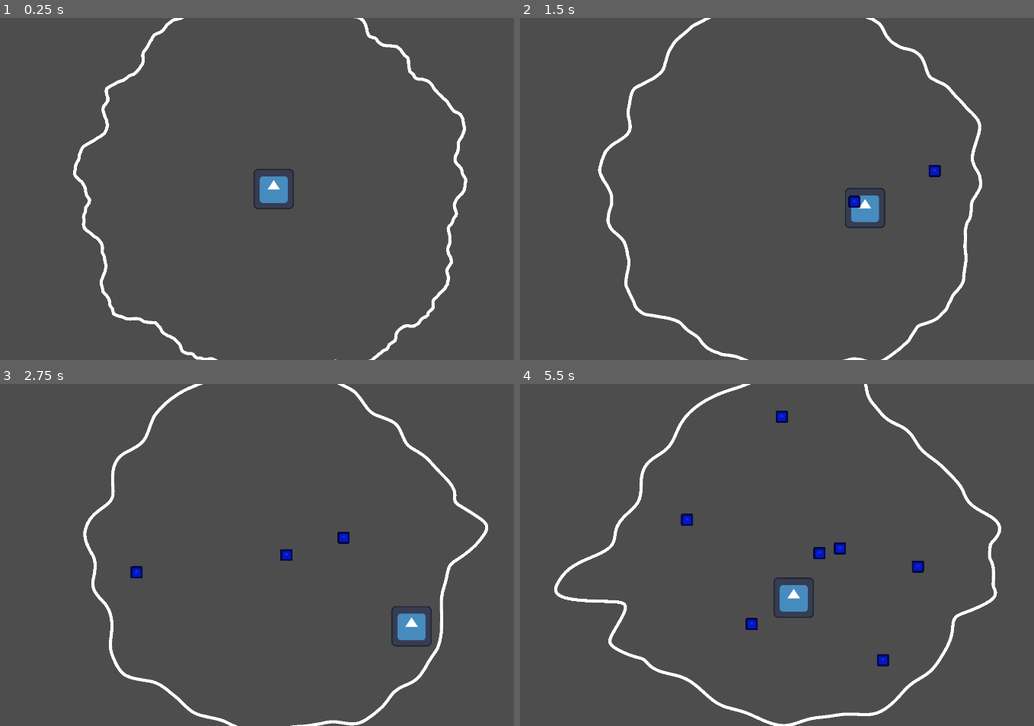
Above: before the commit, frames 1-4 (two rows, left to right).
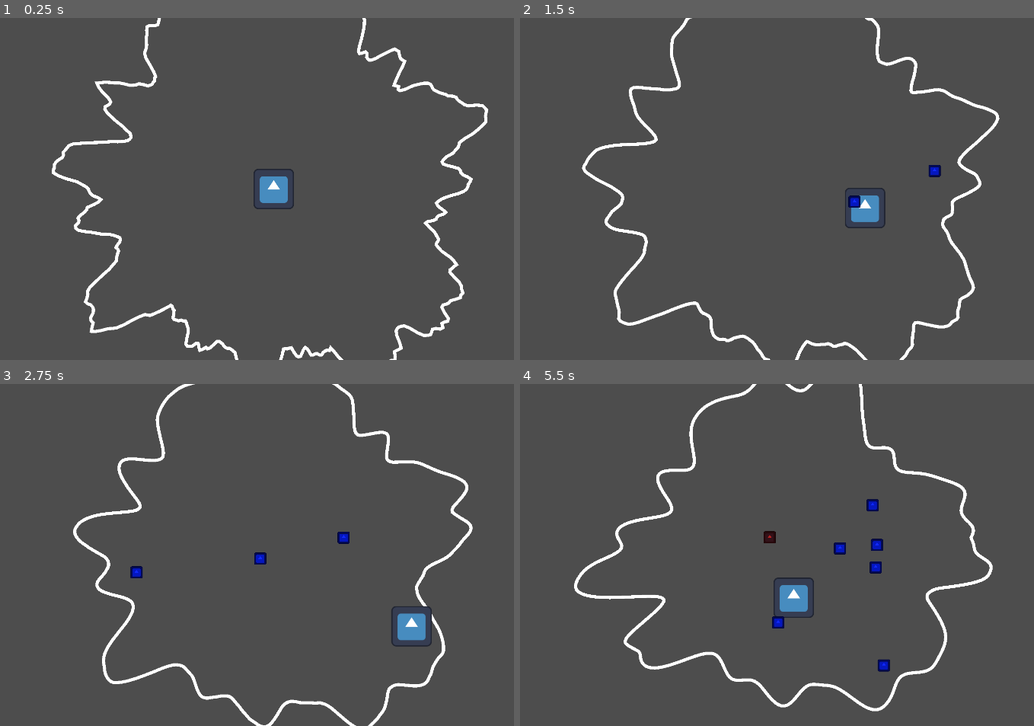
Above: after the commit, the same moments.

Repository: ekaktusz/bullet-hell-jam-7
Game: Godot game, scene res://Scenes/Map/Map.tscn
The game is run twice, just before and just after one commit, with the same random seed, the same clock (stepped at 60 frames per second) and the same inputs. The engine's default icon, where the game draws it, is replaced by a stand-in: a white triangle on a blue panel in a dark square.
Inputs (mouse positions are in pixels of both pictures, inside the frame that each line leads up to):
- Up to frame 1 (0.25 s): no input
- Up to frame 2 (1.5 s): move the mouse to (926, 171) at 0.52 s; hold Right (ui_right) 0.53-1.28 s; click (926, 171) at 0.67 s; move the mouse to (674, 206) at 1.27 s; hold Down (ui_down) from 1.28 s (still down); click (674, 206) at 1.42 s
- Up to frame 3 (2.75 s): move the mouse to (334, 479) at 2.02 s; release Down (ui_down) at 2.03 s; hold Right (ui_right) from 2.03 s (still down); click (334, 479) at 2.17 s
- Up to frame 4 (5.5 s): move the mouse to (761, 623) at 2.77 s; release Right (ui_right) at 2.78 s; hold Up (ui_up) 2.78-3.53 s; click (761, 623) at 2.92 s; move the mouse to (977, 606) at 3.52 s; hold Left (ui_left) 3.53-5.03 s; click (977, 606) at 3.67 s; move the mouse to (612, 503) at 4.27 s; click (612, 503) at 4.42 s; move the mouse to (823, 555) at 5.02 s; hold Down (ui_down) from 5.03 s (still down); click (823, 555) at 5.17 s

The runs differ from the first frame. In frame 1, 4.4% of the frame differs, in the area x 10-96%, y 0-100%; in frame 2, 4.1%; in frame 3, 4.4%; in frame 4, 5.6%, in the area x 6-94%, y 0-100%.

Commit message:
scenes added, fast and big bullet added

Diff:
--- /dev/null
+++ b/Scenes/Brain/Brain.tscn
@@ -0,0 +1,26 @@
+[gd_scene format=3 uid="uid://bitvbcwrjf4ek"]
+
+[ext_resource type="Script" uid="uid://b1clhw7jtx4st" path="res://Scenes/Brain/brain.gd" id="1_hdu4i"]
+[ext_resource type="Texture2D" uid="uid://bpk8mwrd5w4tv" path="res://icon.svg" id="2_5bh3e"]
+
+[sub_resource type="RectangleShape2D" id="RectangleShape2D_0e48y"]
+size = Vector2(124, 121)
+
+[sub_resource type="RectangleShape2D" id="RectangleShape2D_epypp"]
+
+[node name="Brain" type="CharacterBody2D" unique_id=1118878017]
+collision_layer = 8
+collision_mask = 8
+script = ExtResource("1_hdu4i")
+
+[node name="Area2D" type="Area2D" parent="." unique_id=1184544161 groups=["player"]]
+
+[node name="CollisionShape2D" type="CollisionShape2D" parent="Area2D" unique_id=1927511839]
+position = Vector2(0, 1.5)
+shape = SubResource("RectangleShape2D_0e48y")
+
+[node name="Sprite2D" type="Sprite2D" parent="." unique_id=616194711]
+texture = ExtResource("2_5bh3e")
+
+[node name="CollisionShape2D" type="CollisionShape2D" parent="." unique_id=579428029]
+shape = SubResource("RectangleShape2D_epypp")
--- a/Scenes/Bullet/bullet.gd
+++ b/Scenes/Bullet/bullet.gd
@@ -1,31 +1,63 @@
 extends CharacterBody2D
 
+@onready var sprite_2d: Sprite2D = $Sprite2D
 signal remove_bullet
 signal apply_impact
+
+var rng = RandomNumberGenerator.new()
+
+#ha kell később változatosság akkor egy setterben ezeket majd lehet változtatgatni
+var body_size_x = 16
+var body_size_y = 16
+var impact_force = 300
+var impact_radius = 100
+var bullet_speed = 500
 var max_bounce = 3
 var can_bounce := true
+var double_hit = 2
+
+#ez kell a hitbox miatt különben az area túl gyorsan leszedi
 var bounce_cooldown := 0.1
 var time_to_remove_bullet = 0.05
+
+func _ready() -> void:
+	var number = rng.randf()
+	if number < 0.1:
+		big_bullet_chance()
+	elif number > 0.9:
+		fast_bullet_chance()
+
+
+func fast_bullet_chance():
+	impact_force = impact_force / 2
+	impact_radius = impact_radius
+	velocity = velocity * 2
+	max_bounce = 10
+	sprite_2d.modulate = Color.YELLOW
+
+func big_bullet_chance():
+	impact_force *= double_hit * 2
+	impact_radius *= 1.5
+	velocity = velocity / 2
+	sprite_2d.modulate = Color.FIREBRICK
 
 func _physics_process(delta: float) -> void:
 	move_and_slide()
 
 func bounce_bullet():
-	print("bounce")
 	max_bounce = max_bounce -1
-	print(max_bounce)
 	if (max_bounce == 0):
 		remove_bullet.emit(get_instance_id())
 		remove_bullet_after_timer()
 	velocity = velocity * -1
 
-func try_bounce(pos):
+func try_bounce():
 	if !can_bounce:
 		return
 
 	can_bounce = false
 	bounce_bullet()
-	apply_impact.emit(pos)
+	apply_impact.emit(self)
 	start_cooldown()
 
 func remove_bullet_after_timer():
--- a/Scenes/Map/Map.tscn
+++ b/Scenes/Map/Map.tscn
@@ -1,13 +1,7 @@
 [gd_scene format=3 uid="uid://7ju5e2863kvy"]
 
 [ext_resource type="Script" uid="uid://dd85av81hor4g" path="res://Scenes/Map/map.gd" id="1_11lgl"]
-[ext_resource type="Script" uid="uid://b1clhw7jtx4st" path="res://Scenes/Map/character_body_2d.gd" id="2_yju8x"]
-[ext_resource type="Texture2D" uid="uid://bpk8mwrd5w4tv" path="res://icon.svg" id="3_urk12"]
-
-[sub_resource type="RectangleShape2D" id="RectangleShape2D_0e48y"]
-size = Vector2(124, 121)
-
-[sub_resource type="RectangleShape2D" id="RectangleShape2D_epypp"]
+[ext_resource type="PackedScene" uid="uid://bitvbcwrjf4ek" path="res://Scenes/Brain/Brain.tscn" id="2_lcs11"]
 
 [node name="Map" type="Node2D" unique_id=63672224]
 script = ExtResource("1_11lgl")
@@ -18,22 +12,7 @@
 [node name="Polygon2D" type="Polygon2D" parent="." unique_id=285663004]
 invert_enabled = true
 
-[node name="CharacterBody2D" type="CharacterBody2D" parent="." unique_id=1048394043]
-collision_layer = 8
-collision_mask = 8
-script = ExtResource("2_yju8x")
-
-[node name="Area2D" type="Area2D" parent="CharacterBody2D" unique_id=819463165 groups=["player"]]
-
-[node name="CollisionShape2D" type="CollisionShape2D" parent="CharacterBody2D/Area2D" unique_id=1610016041]
-position = Vector2(0, 1.5)
-shape = SubResource("RectangleShape2D_0e48y")
-
-[node name="Sprite2D" type="Sprite2D" parent="CharacterBody2D" unique_id=430785867]
-texture = ExtResource("3_urk12")
-
-[node name="CollisionShape2D" type="CollisionShape2D" parent="CharacterBody2D" unique_id=1942157255]
-shape = SubResource("RectangleShape2D_epypp")
+[node name="Brain" parent="." unique_id=1118878017 instance=ExtResource("2_lcs11")]
 
 [node name="Bullets" type="Node2D" parent="." unique_id=2094394624]
 
--- a/Scenes/Map/map.gd
+++ b/Scenes/Map/map.gd
@@ -2,28 +2,22 @@
 
 #@onready var polygon_2d: Polygon2D = $Polygon2D
 @onready var polygon_2d: Line2D = $Line2D
-@onready var character_body_2d: CharacterBody2D = $CharacterBody2D
-@onready var player: CharacterBody2D = $CharacterBody2D
+@onready var brain: CharacterBody2D = $Brain
 @onready var bullets_container: Node2D = $Bullets
 const BULLET = preload("uid://cycafl512rjsx")
 
 #map
-var map_speed = 10
+var map_speed = 20
 var noise = FastNoiseLite.new()
 var wobble = 1000
 var damping = 0.97
+var spike_size = 250
 var points = []
 var base_radius = 600
 var segments := 512
+var velocities = []
+var bullets = []
 
-
-var bullets = []
-var velocities = []
-var body_size_x = 16
-var body_size_y = 16
-var impact_force = 300
-var impact_radius = 100
-var bullet_speed = 500
 var shoot_cooldown = 0.1
 var can_shoot = true
 
@@ -33,26 +27,19 @@
 	generate_blob(0)
 
 func _process(delta):
-
 	base_radius -= delta * 20.0
 	base_radius = max(base_radius, 100.0)
-
 	update_blob(delta)
 
 func generate_blob(time: float):
 	points.clear()
-
-
 	for i in range(segments):
 		var angle = TAU * i / segments
-
 		var n = noise.get_noise_2d(cos(angle) + time, sin(angle) + time)
-		var radius = base_radius + n * 80.0
-
-		var p = Vector2(cos(angle), sin(angle)) * radius
-		points.append(p)
+		var radius = base_radius + n * spike_size
+		var point = Vector2(cos(angle), sin(angle)) * radius
+		points.append(point)
 		velocities.append(Vector2.ZERO)
-
 	polygon_2d.points = points
 
 
@@ -61,35 +48,25 @@
 	points.sort_custom(func(a, b):
 		return atan2(a.y, a.x) < atan2(b.y, b.x)
 	)
-
 	for i in range(points.size()):
 		var point = points[i]
 		var velocity = velocities[i]
-
 		var inward = -point.normalized() * map_speed
-
-		# 2. NEIGHBOR SPRING (this creates wobble!)
 		var prev = points[(i - 1 + points.size()) % points.size()]
 		var next = points[(i + 1) % points.size()]
 		var center = (prev + next) * 0.5
 		velocity += (center - point) * 8.0 * delta
-
-		# 4. damping
 		velocity *= damping
-
 		point += (inward + velocity) * delta
-
 		points[i] = point
 		velocities[i] = velocity
-
 	polygon_2d.points = points
 
 
 func check_outside():
 	for bullet in bullets:
 		var pos = bullet.global_position
-		var extents = Vector2(body_size_x, body_size_y)
-
+		var extents = Vector2(bullet.body_size_x, bullet.body_size_y)
 		var test_points = [
 			pos,
 			pos + Vector2(extents.x, 0),
@@ -101,51 +78,47 @@
 			pos + Vector2(extents.x, -extents.y),
 			pos + Vector2(-extents.x, -extents.y),
 		]
-
 		for p in test_points:
 			var local = to_local(p)
+			if !Geometry2D.is_point_in_polygon(local, points):
+				bullet.try_bounce()
 
-			if !Geometry2D.is_point_in_polygon(local, points):
-				bullet.try_bounce(pos)
 
 func _input(event):
 	if event is InputEventMouseButton and event.pressed:
 		if can_shoot:
 			can_shoot = false
 			shoot_cooldown_timer()
-			var bullet = BULLET.instantiate()
+			spawn_bullet()
 
-			var mouse_pos = get_global_mouse_position()
-			var spawn_pos = player.position
 
-			var direction = (mouse_pos - to_global(spawn_pos)).normalized()
-			bullet.global_position = spawn_pos
-			bullet.velocity = direction * bullet_speed
-			print("spawn:" + str(spawn_pos))
-			print("target: " + str(mouse_pos))
-			bullets.append(bullet)
-			bullet.remove_bullet.connect(_on_bullet_remove)
-			bullet.apply_impact.connect(_on_apply_impact)
-			bullets_container.add_child(bullet)
+func spawn_bullet():
+	var bullet = BULLET.instantiate()
+	var mouse_pos = get_global_mouse_position()
+	var spawn_pos = brain.position
+	var direction = (mouse_pos - to_global(spawn_pos)).normalized()
+	bullet.global_position = spawn_pos
+	bullet.velocity = direction * bullet.bullet_speed
+	bullets.append(bullet)
+	bullet.remove_bullet.connect(_on_bullet_remove)
+	bullet.apply_impact.connect(_on_apply_impact)
+	bullets_container.add_child(bullet)
 
 func _on_bullet_remove(id):
 	for bullet in bullets:
 		if bullet.get_instance_id() == id:
-			print(id)
 			bullets.erase(bullet)
 			return
 
-func _on_apply_impact(global_hit_pos: Vector2):
-	var local_hit = to_local(global_hit_pos)
-
+func _on_apply_impact(bullet):
+	var local_hit = to_local(bullet.global_position)
 	for i in range(points.size()):
 		var point = points[i]
 		var dist = point.distance_to(local_hit)
-
-		if dist < impact_radius:
-			var influence = 1.0 - (dist / impact_radius)
+		if dist < bullet.impact_radius:
+			var influence = 1.0 - (dist / bullet.impact_radius)
 			var outward = (point - Vector2.ZERO).normalized()
-			velocities[i] += outward * impact_force * influence
+			velocities[i] += outward * bullet.impact_force * influence
 
 func shoot_cooldown_timer():
 	await get_tree().create_timer(shoot_cooldown).timeout
Renamed: Scenes/Map/character_body_2d.gd -> Scenes/Brain/brain.gd
Renamed: Scenes/Map/character_body_2d.gd.uid -> Scenes/Brain/brain.gd.uid
